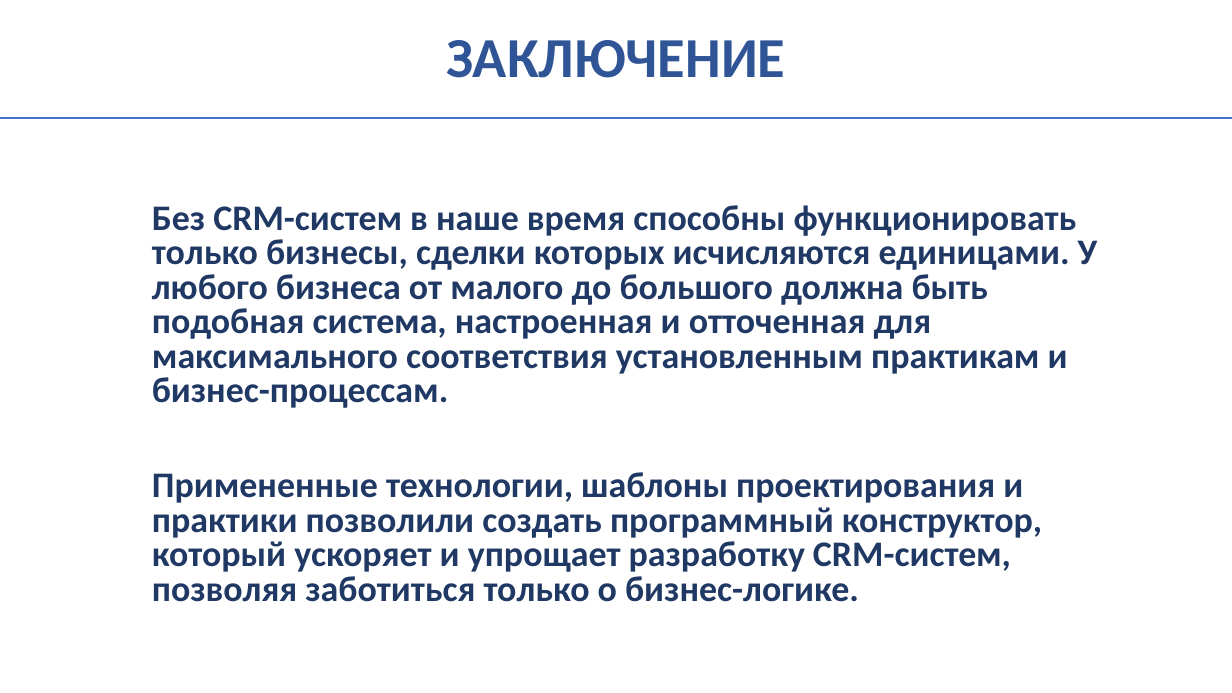
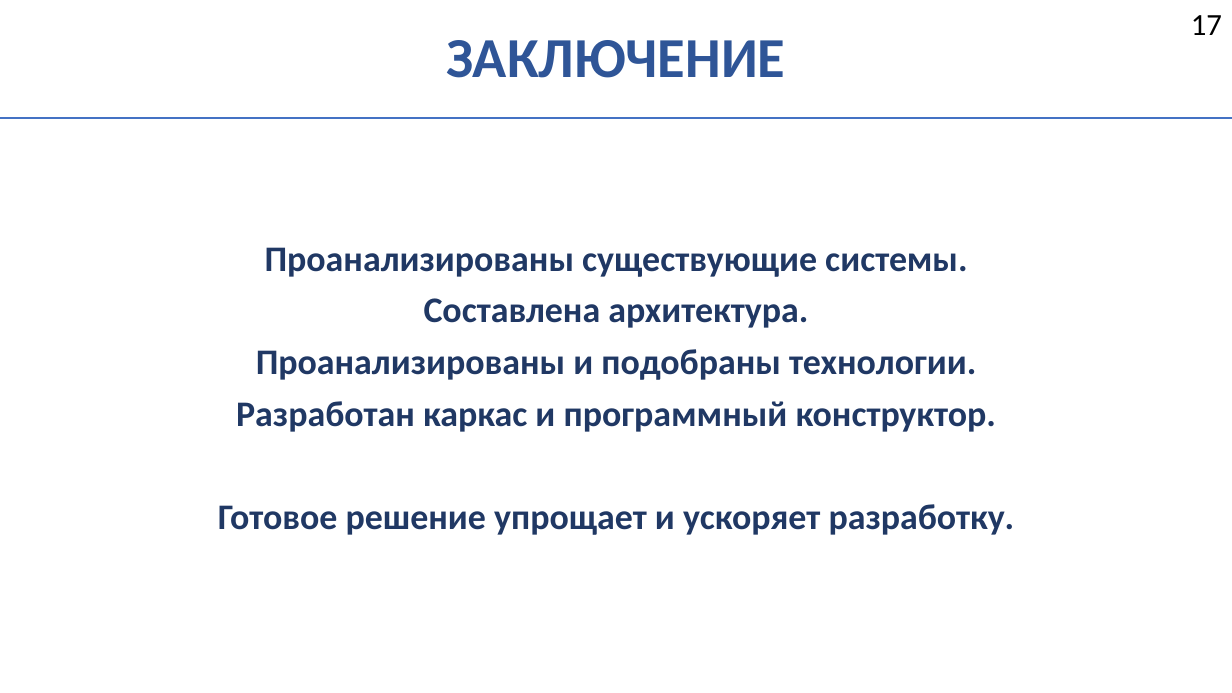
Before and after one commit to LeOneMoe/auto-credit, a slide deck: slide 18 of docs/Presentation.pptx (slide 17 before the commit). Drawn at 1232x693 pixels with LibreOffice and Linux fonts; fonts in the diff are those of the drawing. Boxes give left, top, right and bottom in pixels: in the first picture for what was removed or moved away, otherwise in the second. Text is boxed around its words. In the diff, an @@ line names an element or a change of style, - is before the commit and + after.

```diff
--- a/docs/Presentation.pptx
+++ b/docs/Presentation.pptx
@@ text added at bbox=[1191, 15, 1222, 35], 24 pt, text #000000 @@
+17
@@ text at bbox=[218, 247, 1015, 535]: text changed @@
-Без CRM-систем в наше время способны функционировать только бизнесы, сделки которых исчисляются единицами. У любого бизнеса от малого до большого должна быть подобная система, настроенная и отточенная для максимального соответствия установленным практикам и бизнес-процессам.
-Примененные технологии, шаблоны проектирования и практики позволили создать программный конструктор, который ускоряет и упрощает разработку CRM-систем, позволяя заботиться только о бизнес-логике.
+Проанализированы существующие системы.
+Составлена архитектура.
+Проанализированы и подобраны технологии.
+Разработан каркас и программный конструктор.
+Готовое решение упрощает и ускоряет разработку.
```
Also in this commit, not shown: 15 other slides changed, 2 slides added, 1 slide removed, 1 other file.
